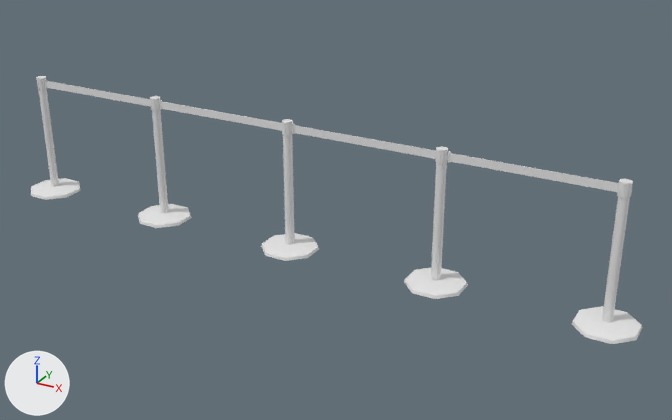
One commit to the FBX model ThereIsNoBox_GamePrototype/Assets/Environment/Meshes/Entrance Hall/EH_Queue.fbx: the scene before it, then after it.
Camera for both pictures: a 50 mm camera at (0.84, -4.64, 2.66) aimed at (-1.76, 0.09, 0.29). The lights are fixed; the arrows at lower left show +X, +Y and +Z. The first picture is the older version. Vertices at exactly the same position are counted once.

Objects in the first picture: 'EH_Queue'.
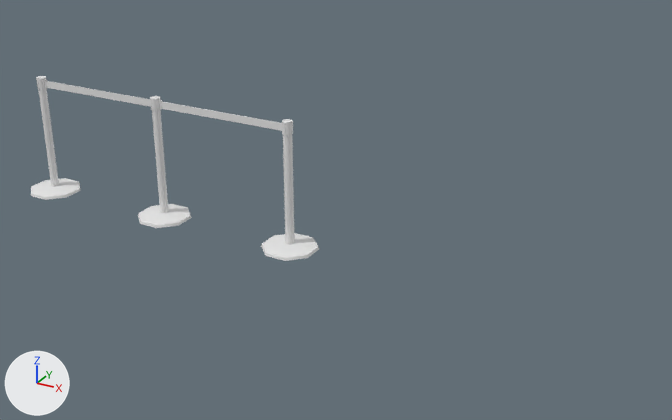
The newer file is also turned or shifted as a whole; pictures and numbers use the older file's frame.

What differs and where, as boxes (x1, y1, x2, y2) in the pictures (672 x 420 px):
'EH_Queue', reshaped (53% narrower, 31% shorter): before (31, 76, 642, 344); after (31, 76, 319, 261)
part 1 of me_circle_002, deleted: before (295, 125, 642, 344)

Patch to the scene script:
```diff
--- a/ThereIsNoBox_GamePrototype/Assets/Environment/Meshes/Entrance Hall/EH_Queue.fbx.py
+++ b/ThereIsNoBox_GamePrototype/Assets/Environment/Meshes/Entrance Hall/EH_Queue.fbx.py
@@ me_circle_002 @@
 # used by ob_eh_queue; location = (0.0, 0.0, 0.0)
-me_circle_002.from_pydata(...)  # 908 vertices, 733 faces; spans x -4.28..0.18, y -0.18..0.18, z 0.0..0.86
+me_circle_002.from_pydata(...)  # 520 vertices, 419 faces; spans x -4.28..-1.87, y -0.18..0.18, z 0.0..0.86
+# me_circle_002 part 1: 13 loose pieces with 346 vertices, spanning x -2.0..0.18, y -0.18..0.18, z 0.0..0.86, are deleted
+# other edits to the shape of me_circle_002 do not show in these pictures
 me_circle_002.materials.append(mat_m_uvtest)
```
